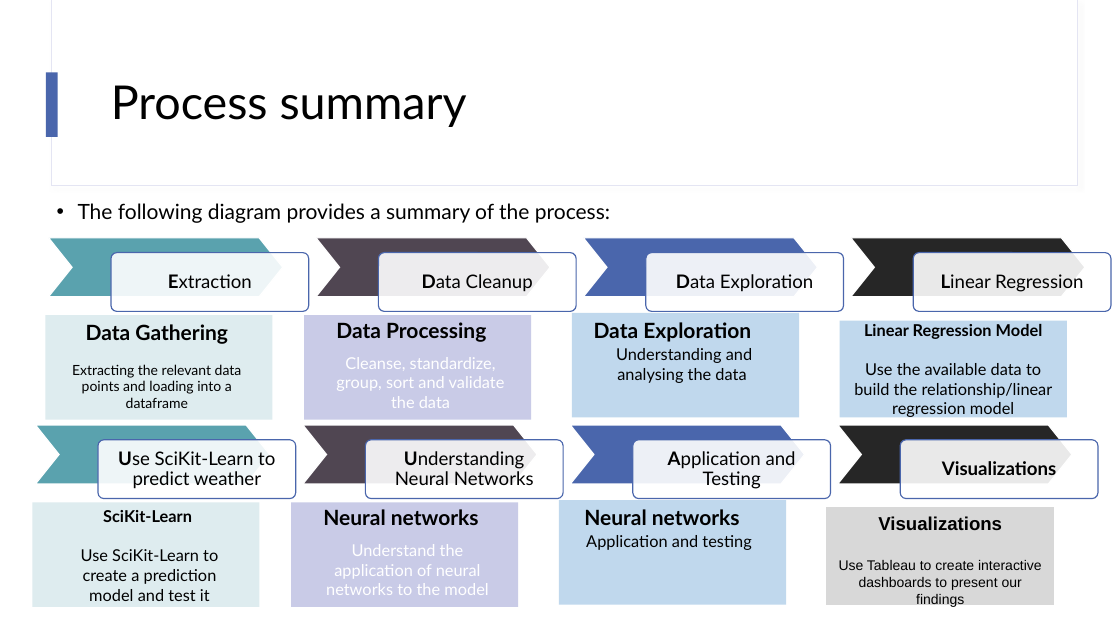
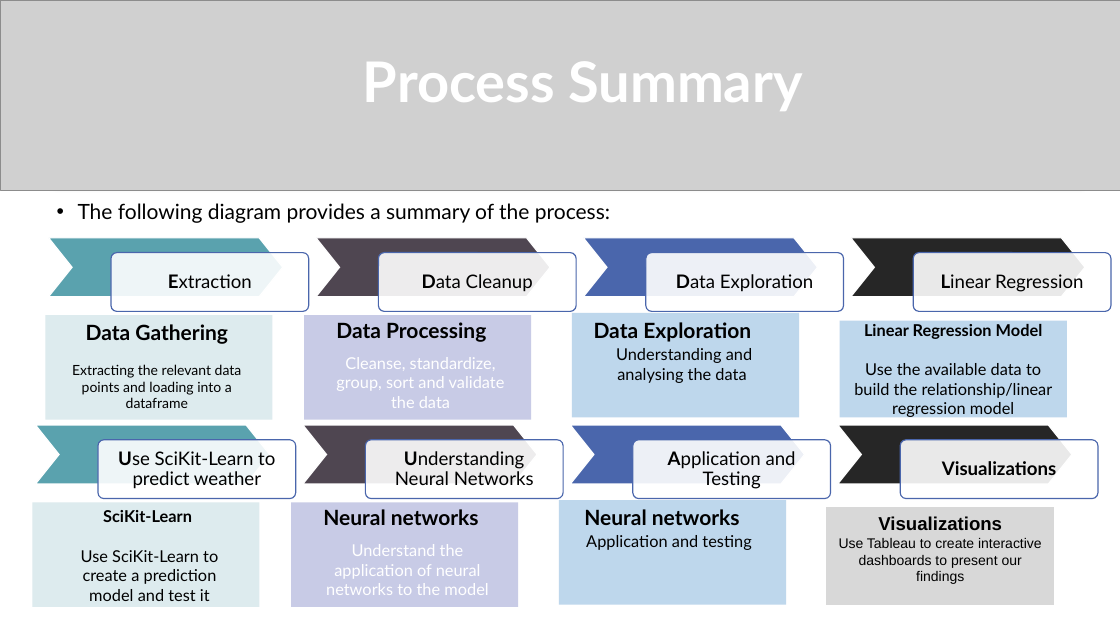
Before and after one commit to stephen823/New-York-Weather-Forcast-base-on-Machine-Learning, a slide deck: slide 8 of Final Project - Draft report.pptx (slide 7 before the commit). Drawn at 1120x630 pixels with LibreOffice and Linux fonts; fonts in the diff are those of the drawing; grey boxes stand for pictures. Boxes give left, top, right and bottom in pixels: in the first picture for what was removed or moved away, otherwise in the second. Text is boxed around its words. In the diff, an @@ line names an element or a change of style, - is before the commit and + after.

```diff
--- a/Final Project - Draft report.pptx
+++ b/Final Project - Draft report.pptx
@@ picture added at bbox=[0, 0, 1120, 191] @@
@@ rectangle at bbox=[51, 0, 1077, 186]: outline #E4E5F3 0.75 pt to #E1E5F4 0.75 pt; shadow changed @@
@@ text "Process Summary" at bbox=[363, 61, 802, 111]: vertical alignment middle to top @@
@@ rectangle removed at bbox=[46, 72, 58, 137] @@
@@ text at bbox=[363, 61, 802, 111]: text changed; size 40 to 48 pt; text colour #000000 to #FFFFFF; bold on @@
-Process summary
+Process Summary
@@ text "The following diagram provides a ..." at bbox=[78, 203, 610, 223]: less space between paragraphs @@
@@ page number removed at bbox=[1020, 564, 1028, 580] @@
-7
```
Also in this commit, not shown: 4 other slides changed, 7 slides added, 2 slides removed, 1 other file.
